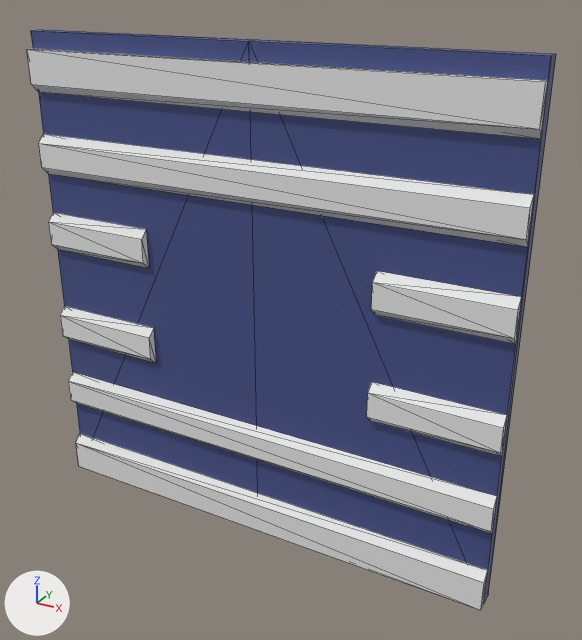
The glTF model SpaceHorrorGame/assets/Walls/Small_Wall_Inner_Interior.glb as it was, and as the next commit left it.
Rendered twice from a 50 mm lens placed at (4.52, -3.54, 6.7), pointed at (0.37, 4.01, 2.92). Every picture has the same lights, and +X, +Y and +Z are marked at lower left. Mesh edges are drawn as thin lines. Where no turn or scale is listed for an object, it has been applied to the vertices.

The first picture shows 'Small_Interior', 'Small_Wall'.
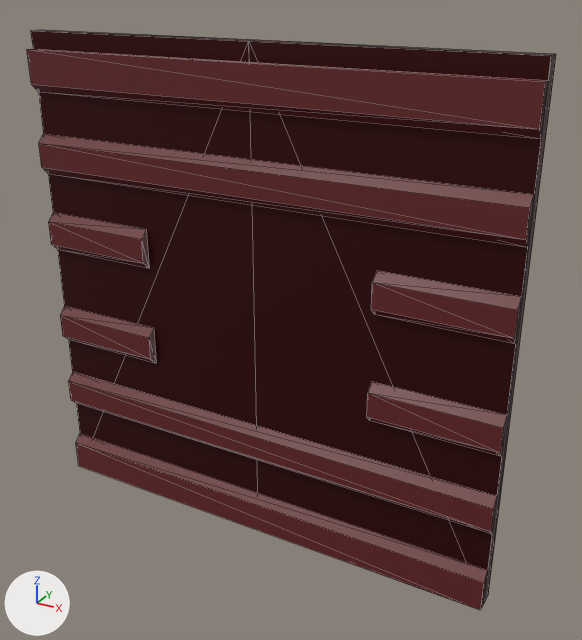
Location of each change, [x1, y1, x2, y2] in pixels of the pictures (582 x 640 px):
```json
{"object": "Small_Wall", "change": "recoloured", "before": [31, 30, 556, 603], "after": [31, 30, 556, 603], "on screen": "blue to red"}
{"object": "Small_Interior", "change": "recoloured", "before": [27, 49, 548, 610], "after": [27, 49, 548, 610]}
```

Edits to the scene script, one JSON object a line:
```json
{"op": "set", "path": "mat_tmp_wall_texture.base_color", "old": "(0.0628, 0.0864, 0.26)", "new": "(0.0529, 0.00243, 0.00304)", "note": "blue #47538b -> dark red #41080a"}
{"op": "add", "block": "mat_red", "code": ["mat_red = principled_material('Red')", "mat_red.base_color = (0.128, 0.0143, 0.0162)  # dark red #642022"]}
{"block": "me_cube_045", "where": "me_cube_045.from_pydata(...)  # 64 vertices, 96 faces; spans x -3.0..3.0, y 3.7..3.8, z 0.0..5.8"}
{"op": "add", "block": "me_cube_045", "code": "me_cube_045.materials.append(mat_red)  # dark red #642022"}
```
